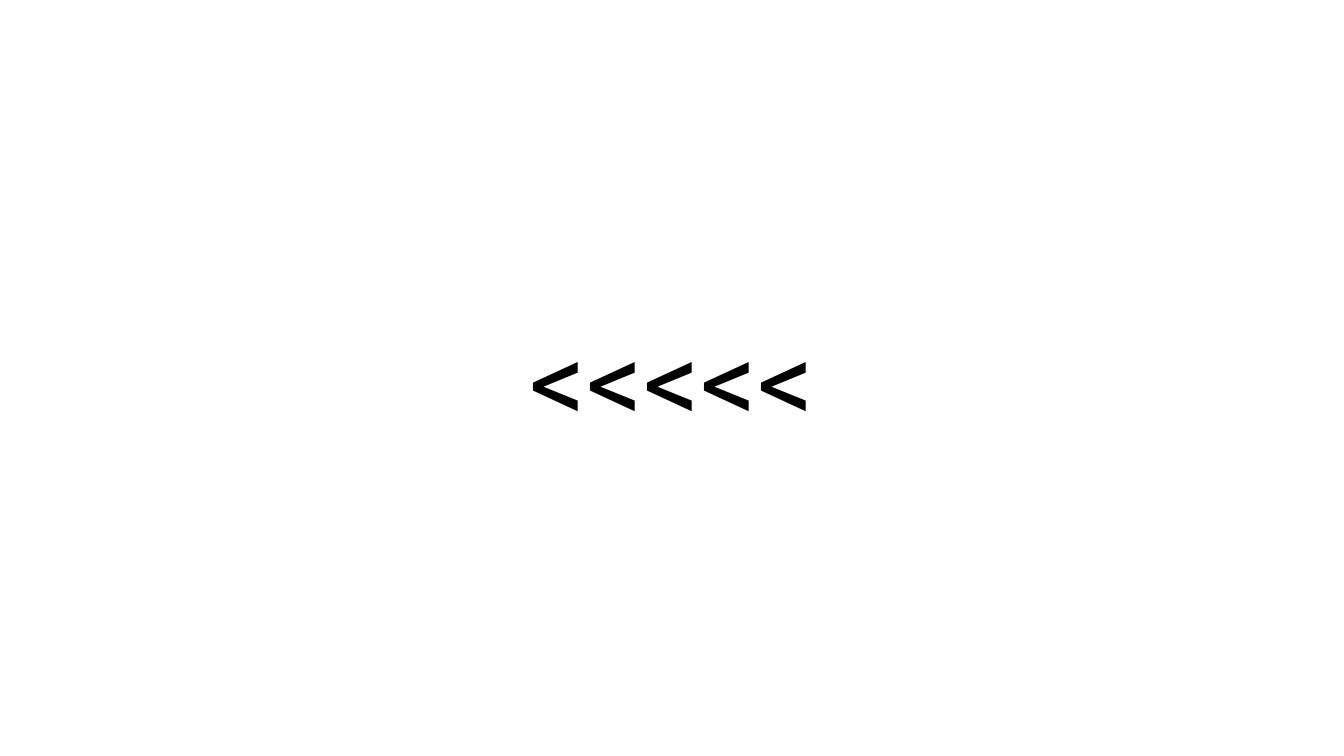
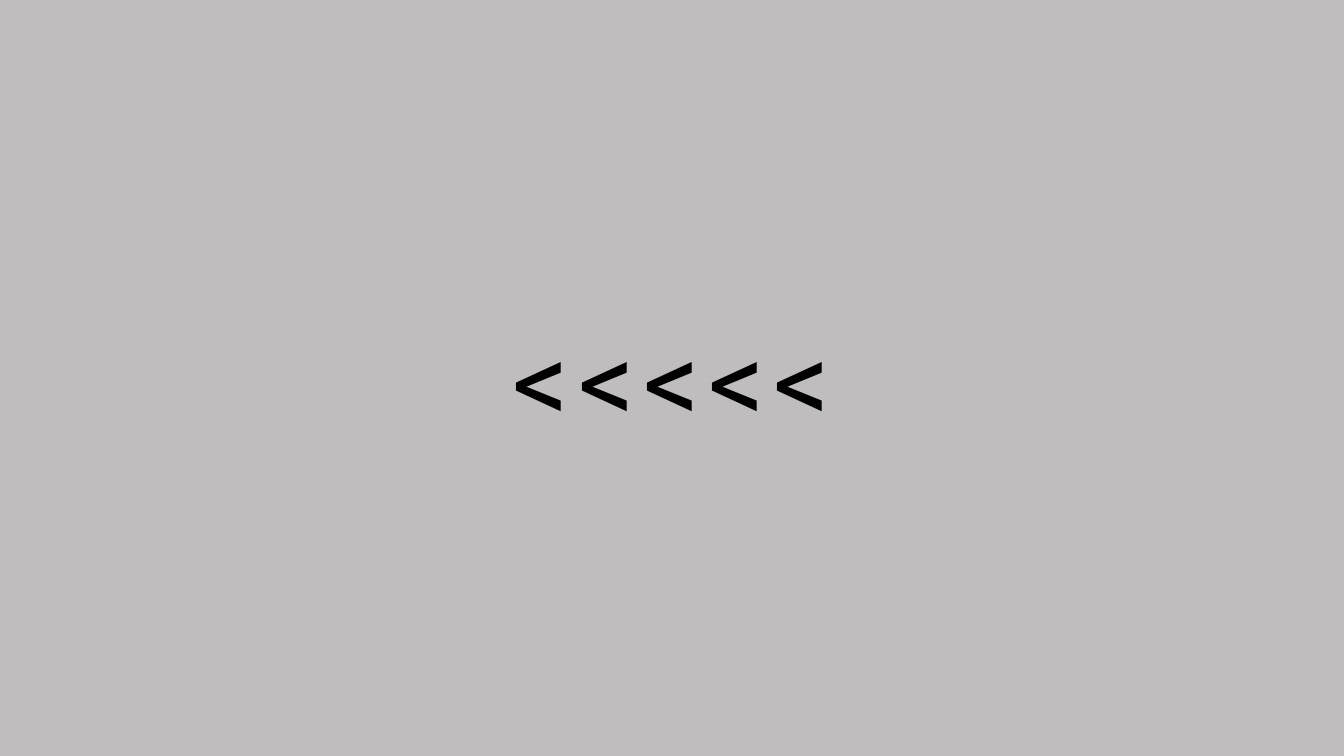
Before and after one commit to kmkucuk/ieu_directory, a slide deck: slide 2 of scripts/experiments/flanker_task/stimuli/stimulus_preparation.pptx (slide 1 before the commit). Drawn at 1344x756 pixels with LibreOffice and Linux fonts; fonts in the diff are those of the drawing. Boxes give left, top, right and bottom in pixels: in the first picture for what was removed or moved away, otherwise in the second. Text is boxed around its words. In the diff, an @@ line names an element or a change of style, - is before the commit and + after.

```diff
--- a/scripts/experiments/flanker_task/stimuli/stimulus_preparation.pptx
+++ b/scripts/experiments/flanker_task/stimuli/stimulus_preparation.pptx
@@ background #FFFFFF to #BFBDBD @@
@@ rectangle removed at (x1=341, y1=242, x2=1004, y2=515) @@
-<<<<<
@@ text added at (x1=341, y1=242, x2=1004, y2=515), 80 pt, text #000000 @@
+<<<<<
```
Also in this commit, not shown: 5 other slides changed, 1 slide added, 9 other files.
